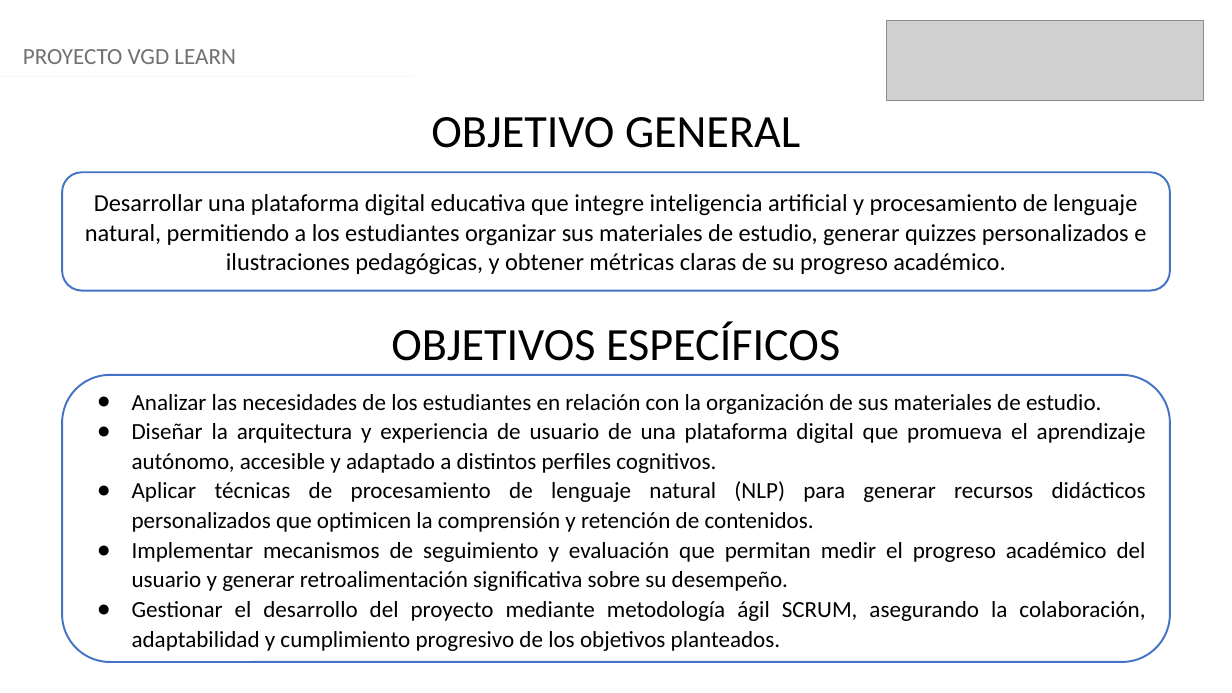
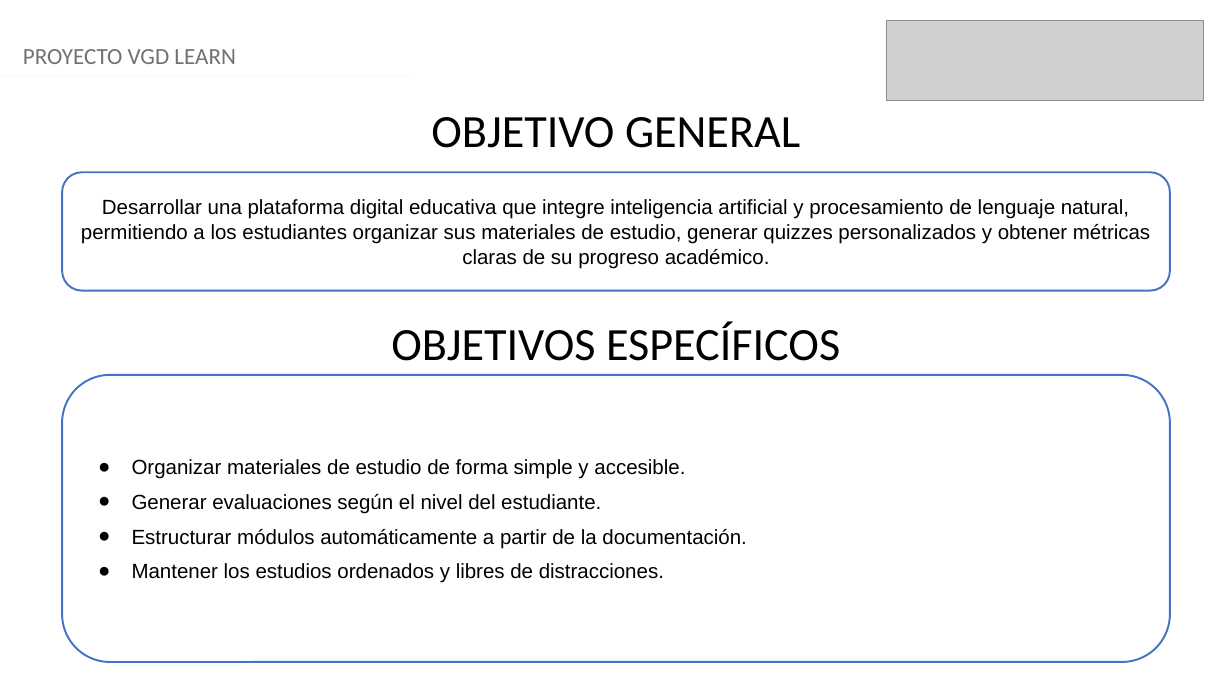
Before and after one commit to Viktorr2416/Proyecto-APT, a slide deck: slide 4 of Fase 2/Evidencias_Proyecto/Presentación proyecto.pptx. Drawn at 1232x693 pixels with LibreOffice and Linux fonts; fonts in the diff are those of the drawing; grey boxes stand for pictures. Boxes give left, top, right and bottom in pixels: in the first picture for what was removed or moved away, otherwise in the second. Text is boxed around its words. In the diff, an @@ line names an element or a change of style, - is before the commit and + after.

```diff
--- a/Fase 2/Evidencias_Proyecto/Presentación proyecto.pptx
+++ b/Fase 2/Evidencias_Proyecto/Presentación proyecto.pptx
@@ text in rounded rectangle at (81, 199, 1150, 269): text changed; size 19 to 16 pt; font Calibri to Arial @@
-Desarrollar una plataforma digital educativa que integre inteligencia artificial y procesamiento de lenguaje natural, permitiendo a los estudiantes organizar sus materiales de estudio, generar quizzes personalizados e ilustraciones pedagógicas, y obtener métricas claras de su progreso académico.
+Desarrollar una plataforma digital educativa que integre inteligencia artificial y procesamiento de lenguaje natural, permitiendo a los estudiantes organizar sus materiales de estudio, generar quizzes personalizados y obtener métricas claras de su progreso académico.
@@ text in rounded rectangle at (132, 459, 747, 583): text changed; size 18 to 16 pt; font Calibri to Arial @@
-● Analizar las necesidades de los estudiantes en relación con la organización de sus materiales de estudio.
-● Diseñar la arquitectura y experiencia de usuario de una plataforma digital que promueva el aprendizaje autónomo, accesible y adaptado a distintos perfiles cognitivos.
-● Aplicar técnicas de procesamiento de lenguaje natural (NLP) para generar recursos didácticos personalizados que optimicen la comprensión y retención de contenidos.
-● Implementar mecanismos de seguimiento y evaluación que permitan medir el progreso académico del usuario y generar retroalimentación significativa sobre su desempeño.
-● Gestionar el desarrollo del proyecto mediante metodología ágil SCRUM, asegurando la colaboración, adaptabilidad y cumplimiento progresivo de los objetivos planteados.
+● Organizar materiales de estudio de forma simple y accesible.
+● Generar evaluaciones según el nivel del estudiante.
+● Estructurar módulos automáticamente a partir de la documentación.
+● Mantener los estudios ordenados y libres de distracciones.
```
Also in this commit, not shown: 9 other slides changed, 1 slide added, 4 slides removed.
